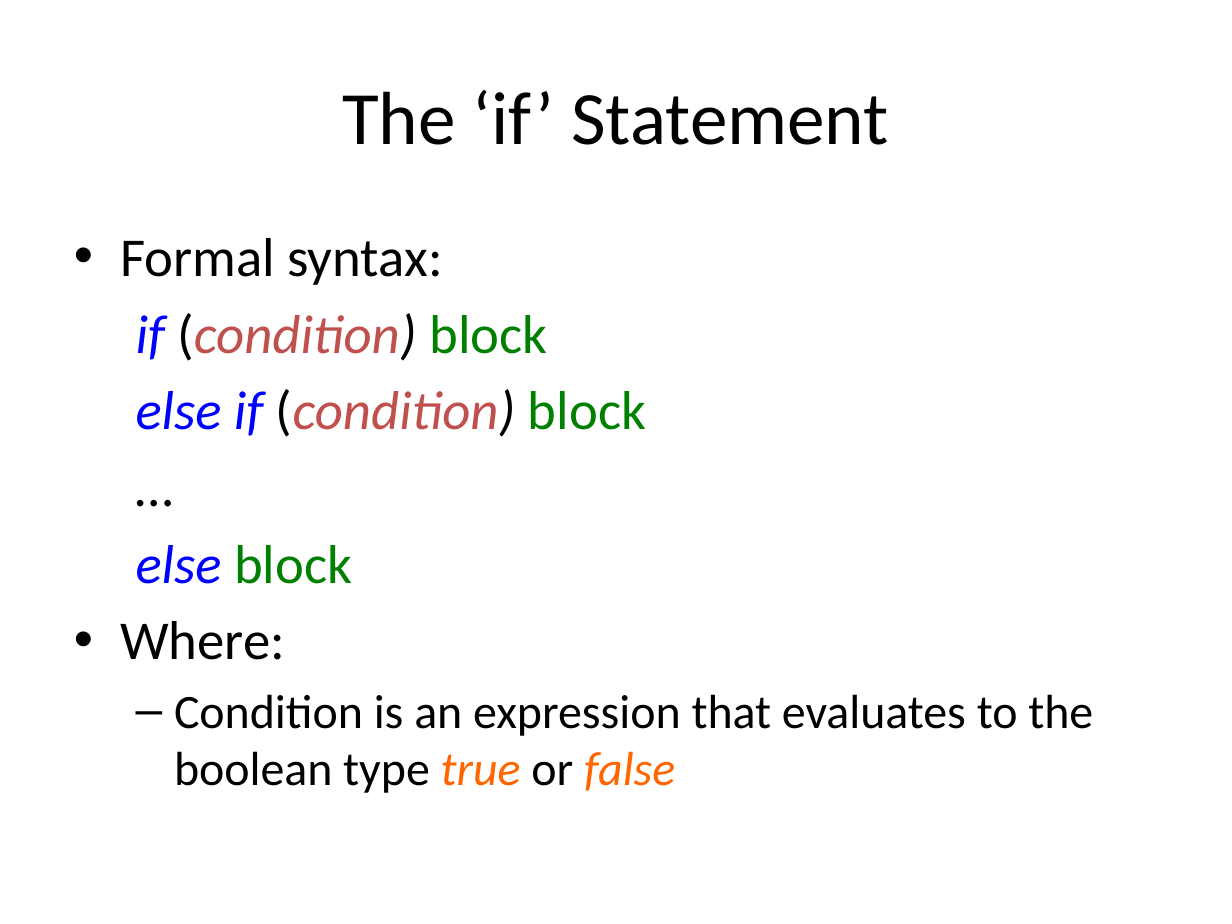
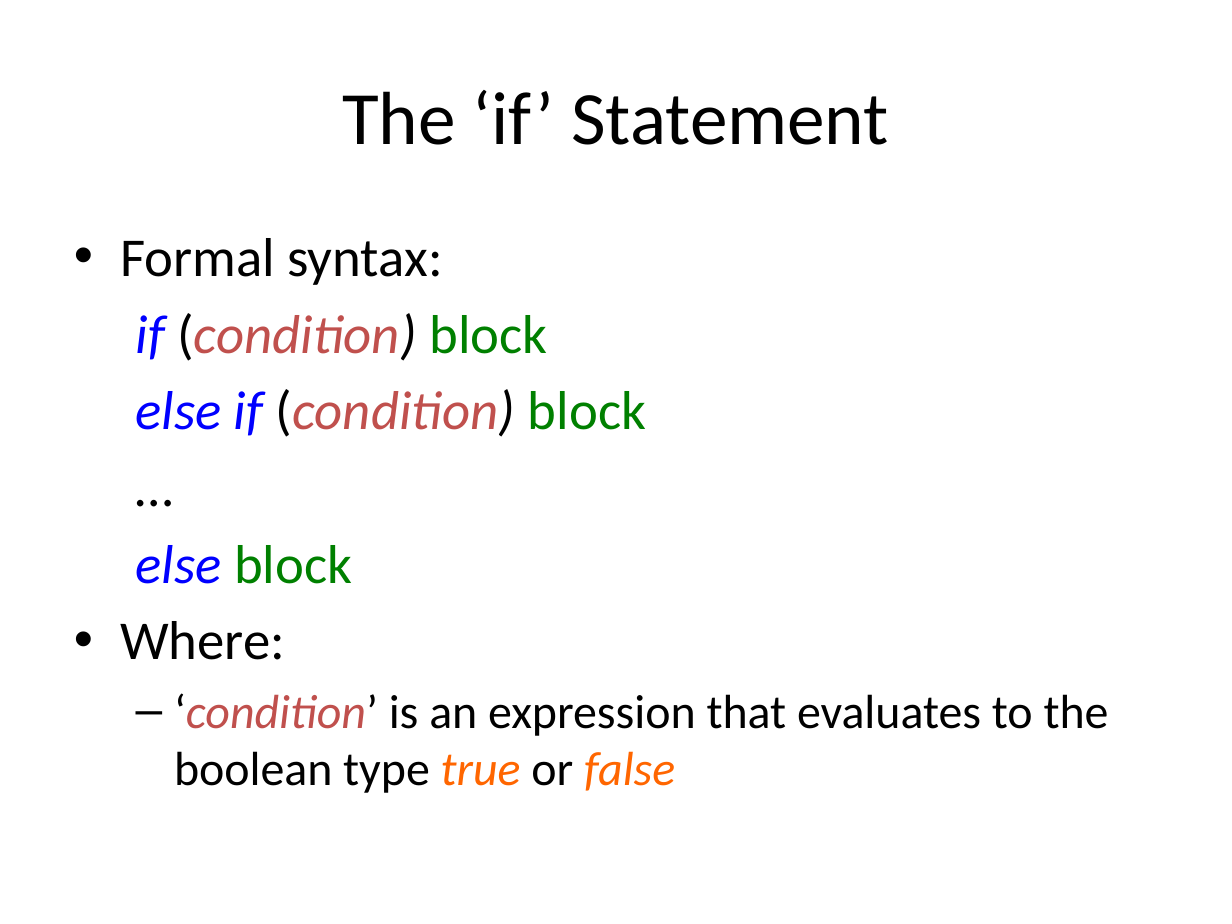
Before and after one commit to xiliax/web-programming-fundamentals, a slide deck: slide 117 of docs/learn-computer-programming.pptx. Drawn at 1232x924 pixels with LibreOffice and Linux fonts; fonts in the diff are those of the drawing. Boxes give left, top, right and bottom in pixels: in the first picture for what was removed or moved away, otherwise in the second. Text is boxed around its words. In the diff, an @@ line names an element or a change of style, - is before the commit and + after.

Commit message:
Updated document, slides and code example for c05s17 - JavaScript - Switch Statement

```diff
--- a/docs/learn-computer-programming.pptx
+++ b/docs/learn-computer-programming.pptx
@@ text at [174, 693, 1109, 793]: text changed @@
-  – Condition is an expression that evaluates to the boolean type true or false
+  – ‘condition’ is an expression that evaluates to the boolean type true or false
```
Also in this commit, not shown: 7 slides added, 12 other files.
